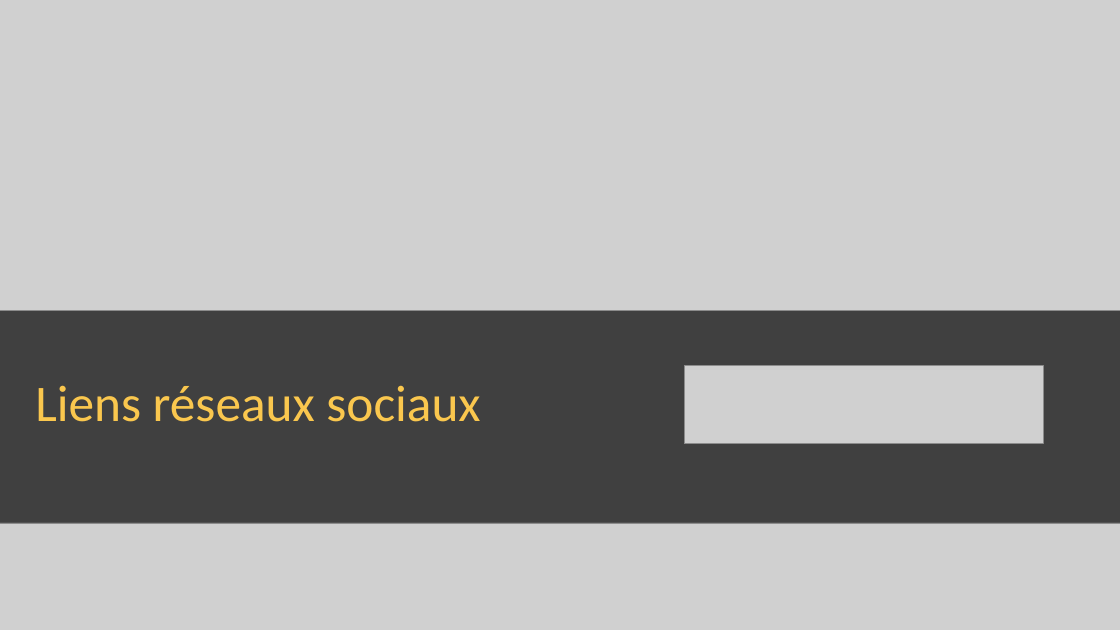
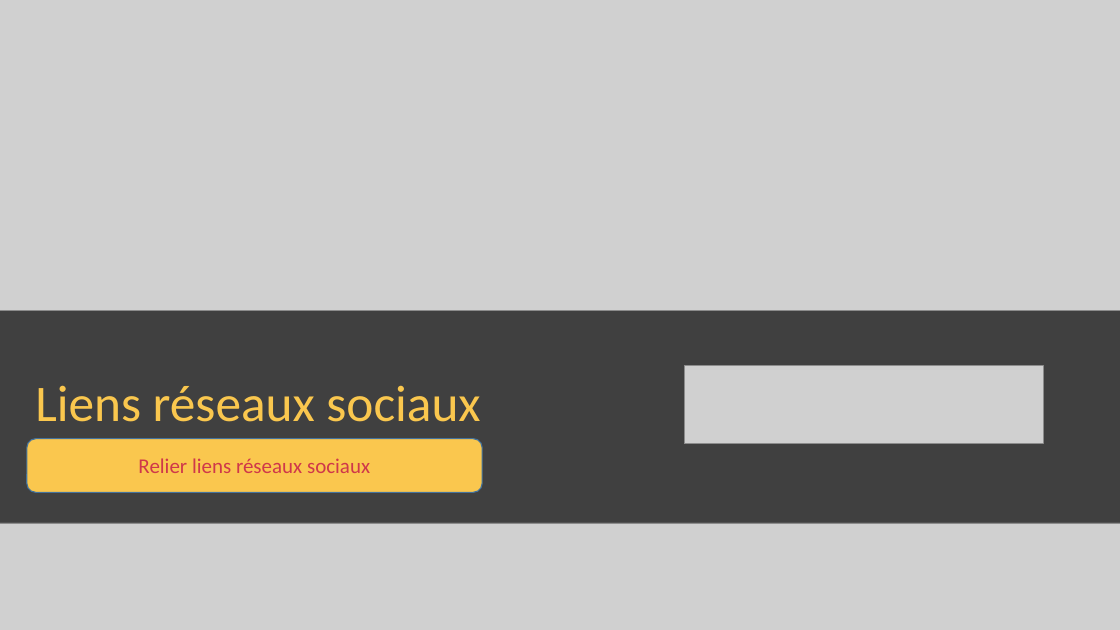
Before and after one commit to devfredgithub/CHOUETTEAGENCE, a slide deck: slide 18 of CHOUETTE AGENCE.pptx (slide 17 before the commit). Drawn at 1120x630 pixels with LibreOffice and Linux fonts; fonts in the diff are those of the drawing; grey boxes stand for pictures. Boxes give left, top, right and bottom in pixels: in the first picture for what was removed or moved away, otherwise in the second. Text is boxed around its words. In the diff, an @@ line names an element or a change of style, - is before the commit and + after.

```diff
--- a/CHOUETTE AGENCE.pptx
+++ b/CHOUETTE AGENCE.pptx
@@ rounded rectangle added at (27, 439, 482, 492), fill #FAC74E, outline #43739E 1 pt, 18 pt, text #CF384A @@
+Relier liens réseaux sociaux
```
Also in this commit, not shown: 2 other slides changed, 1 slide added, 3 other files.
